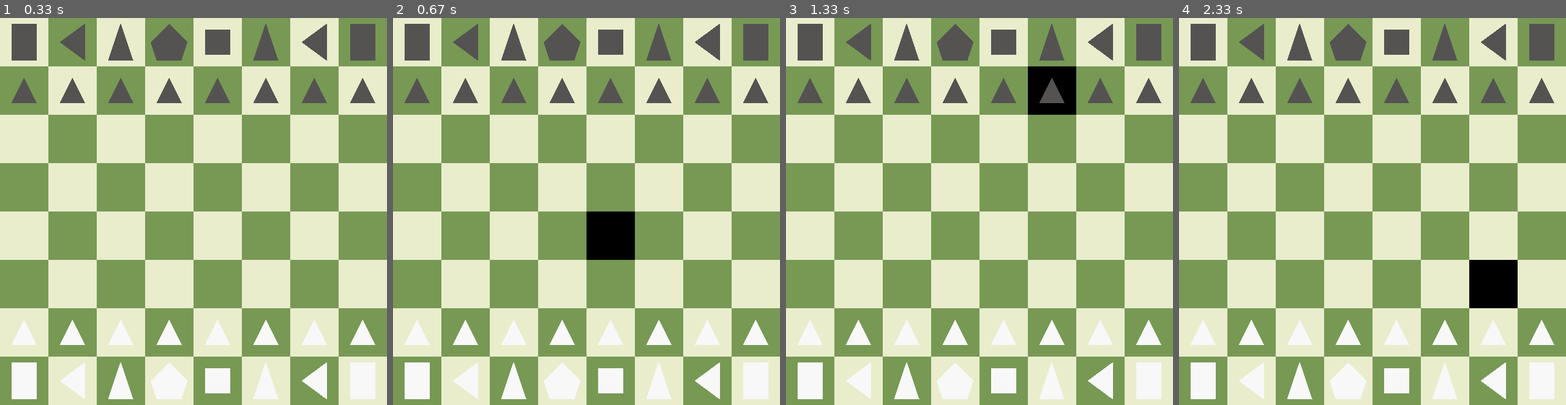
Above: before the commit, frames 1-4 (left to right).
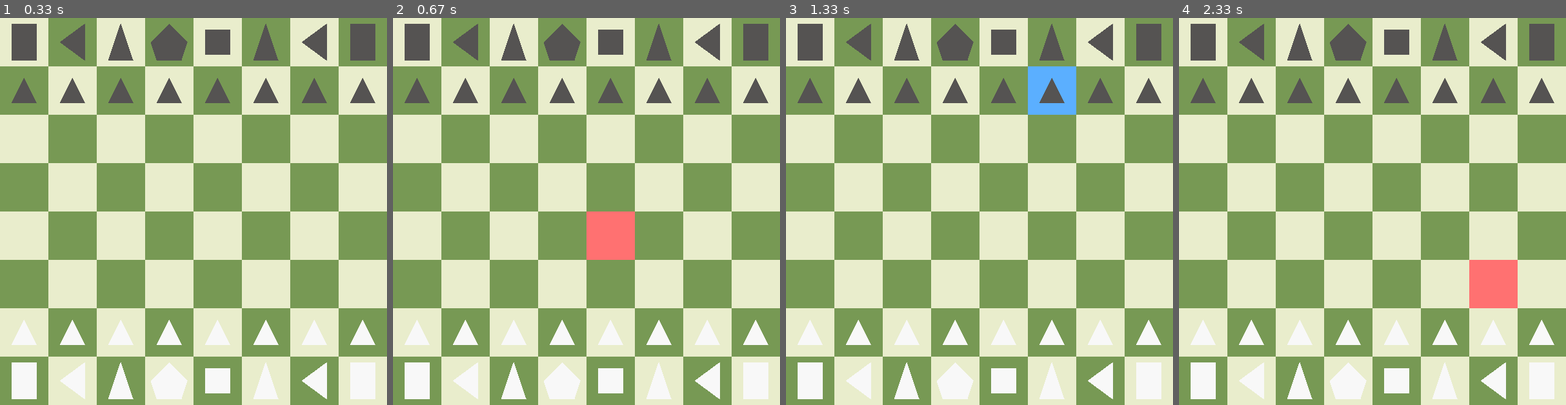
Above: after the commit, the same moments.

Repository: caleb-james-smith/PyGameChess
Game: pygame game, started from play.py
Two runs of this game, one before a commit and one after it. Both use one fixed random seed, a clock stepped at 60 frames per second and the inputs below.
Inputs (mouse positions are in pixels of both pictures, inside the frame that each line leads up to):
- Up to frame 1 (0.33 s): no input
- Up to frame 2 (0.67 s): click (586, 211) at 0.38 s
- Up to frame 3 (1.33 s): click (886, 215) at 0.72 s; click (1037, 76) at 1.05 s
- Up to frame 4 (2.33 s): click (1380, 79) at 1.38 s; click (1376, 250) at 1.72 s; click (1473, 273) at 2.05 s

Frame 1 is identical in both runs. In frame 2, 1.6% of the frame differs, in the area x 50-63%, y 50-63%; in frame 3, 1.3%; in frame 4, 1.6%.

Commit message:
Change click color depending on whether square is empty or occupied.

Diff:
--- a/play.py
+++ b/play.py
@@ -13,6 +13,7 @@
 # - For clicked square, print number and name of piece in square (or empty).
 # - Draw different shapes for all chess pieces
 # - Move board parameters and drawing functions to board class
+# - Change click color depending on whether square is empty or occupied
 
 # Import the pygame library
 import pygame
@@ -126,7 +127,9 @@
     BOARD_DARK_COLOR    = (119, 153, 84)
     PIECE_LIGHT_COLOR   = (248, 248, 248)
     PIECE_DARK_COLOR    = (85, 83, 82)
-    CLICK_COLOR         = PURE_BLACK
+    #CLICK_COLOR         = PURE_BLACK
+    CLICK_COLOR_EMPTY   = (255, 113, 113)
+    CLICK_COLOR_PIECE   = (91, 175, 255)
 
     # Set up the drawing window (screen)
     #SCREEN_WIDTH        = 800
@@ -153,6 +156,7 @@
 
     # Click position
     click_position = None
+    clicked_square_is_empty = False
 
     while running:
 
@@ -179,6 +183,11 @@
                 # piece in position
                 piece_value = state.GetPieceValueInPosition(xy_position)
                 piece_name  = state.GetPieceNameInPosition(xy_position)
+                # Record if square is empty
+                if piece_name == "empty":
+                    clicked_square_is_empty = True
+                else:
+                    clicked_square_is_empty = False
 
                 print("click = ({0}, {1}); square = ({2}, {3}); (x, y) = ({4}, {5}); notation: {6}; piece = {7}: {8}".format(click_x, click_y, square_x, square_y, x, y, chess_notation, piece_value, piece_name))
 
@@ -193,7 +202,11 @@
             square_position = get_clicked_square(click_position, SQUARE_SIDE)
             square_x = square_position[0]
             square_y = square_position[1]
-            board.DrawSquare(CLICK_COLOR, square_x, square_y)
+            # Use different colors based on whether square is empty or occupied
+            if clicked_square_is_empty:
+                board.DrawSquare(CLICK_COLOR_EMPTY, square_x, square_y)
+            else:
+                board.DrawSquare(CLICK_COLOR_PIECE, square_x, square_y)
 
         # Draw the pieces
         draw_pieces(pygame, screen, state, PIECE_LIGHT_COLOR, PIECE_DARK_COLOR, SQUARES_PER_SIDE, SQUARE_SIDE)
